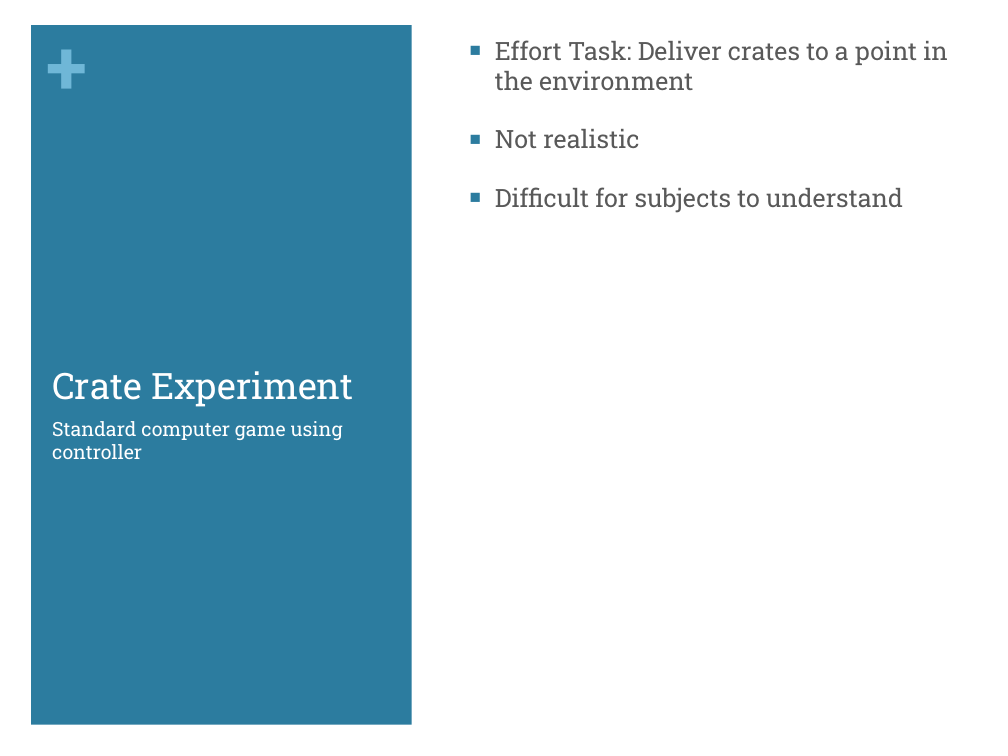
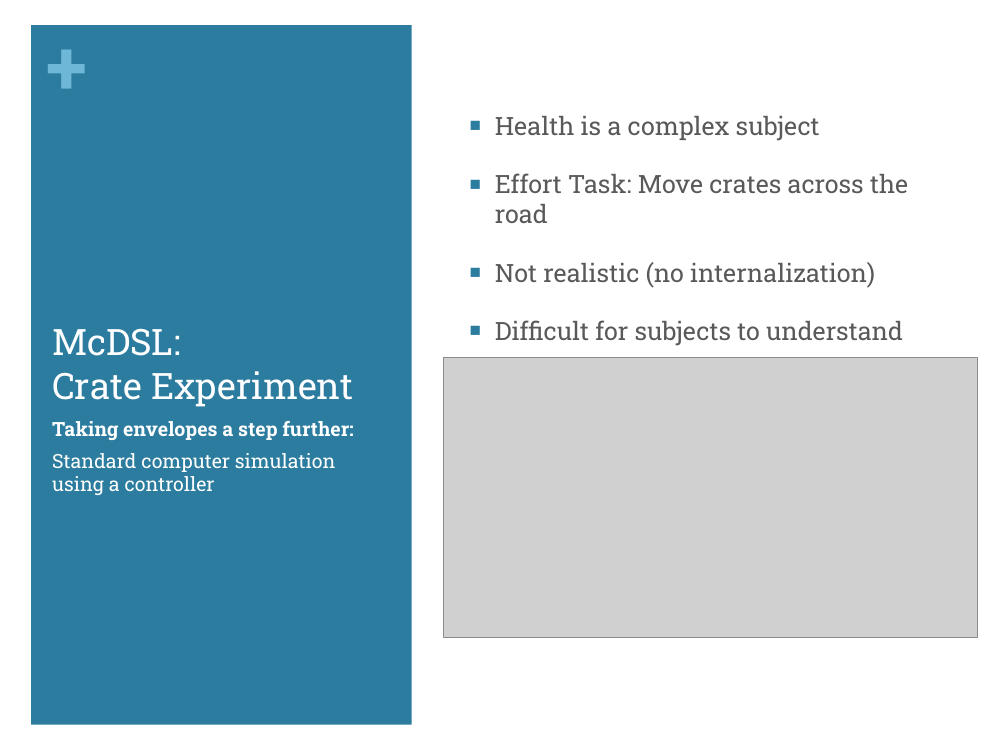
Before and after one commit to nolanslade/zp18, a slide deck: slide 5 of Documentation/capstone_ppt.pptx. Drawn at 1008x756 pixels with LibreOffice and Linux fonts; fonts in the diff are those of the drawing; grey boxes stand for pictures. Boxes give left, top, right and bottom in pixels: in the first picture for what was removed or moved away, otherwise in the second. Text is boxed around its words. In the diff, an @@ line names an element or a change of style, - is before the commit and + after.

Commit message:
PPT Progress

```diff
--- a/Documentation/capstone_ppt.pptx
+++ b/Documentation/capstone_ppt.pptx
@@ text "Health is a complex subject": place and size @@
-text "Health is a complex subject" at bbox=[495, 40, 948, 213]
+text "Health is a complex subject" at bbox=[495, 116, 908, 346]
@@ text at bbox=[495, 116, 908, 288]: text changed @@
-■ Effort Task: Deliver crates to a point in the environment
-■ Not realistic
+■ Health is a complex subject
+■ Effort Task: Move crates across the road
+■ Not realistic (no internalization)
@@ title at bbox=[52, 328, 353, 407]: text changed @@
-Crate Experiment
+McDSL:
+Crate Experiment
@@ picture added at bbox=[444, 358, 978, 637] @@
@@ text at bbox=[52, 421, 353, 495]: text changed @@
-Standard computer game using controller
+Taking envelopes a step further:
+Standard computer simulation using a controller
```
Also in this commit, not shown: 6 other slides changed, 3 slides added, 1 slide removed.
